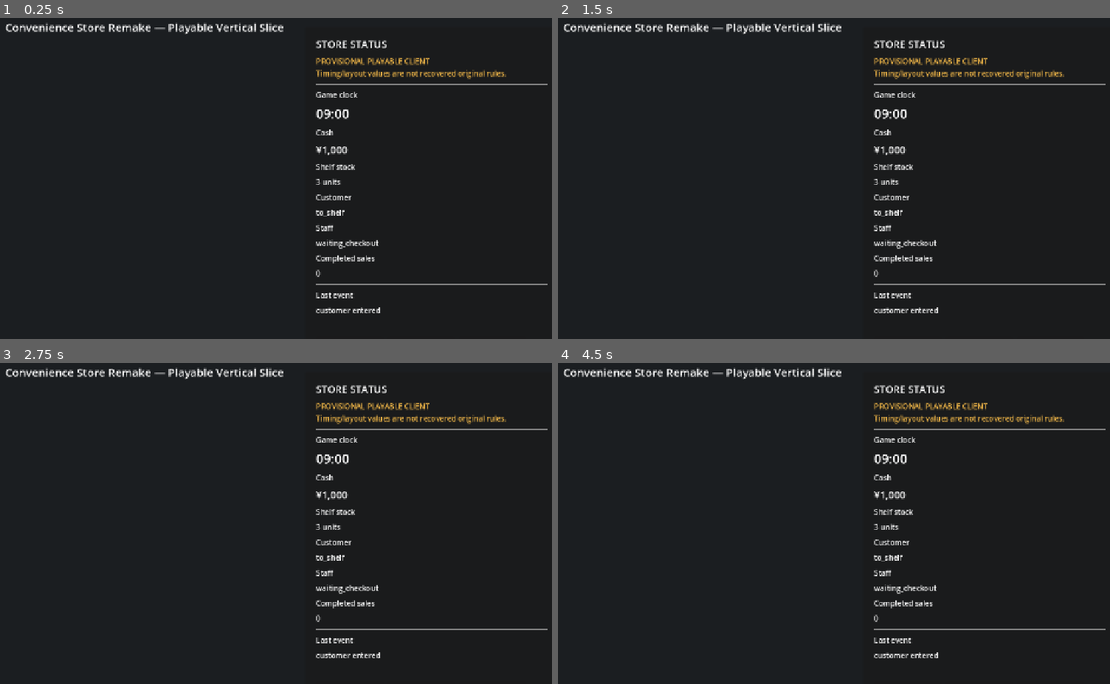
Above: before the commit, frames 1-4 (two rows, left to right).
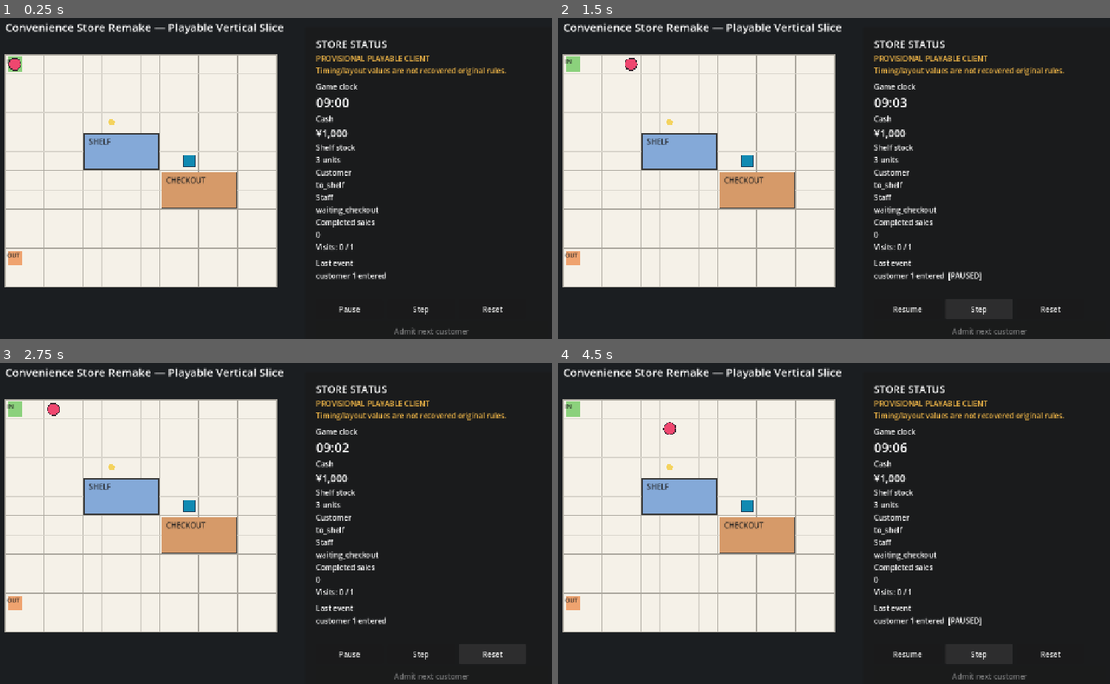
Above: after the commit, the same moments.

Repository: s1-1985/Covenience-store-remake
Game: Godot game, scene res://scenes/main.tscn
Same seed, same stepped clock (60 frames per second), same inputs: the game is played once before the commit and once after it.
Inputs (mouse positions are in pixels of both pictures, inside the frame that each line leads up to):
- Up to frame 1 (0.25 s): no input
- Up to frame 2 (1.5 s): click (905, 310) at 0.5 s, where only the run after the commit has a clickable "Pause"; click (977, 310) at 1.25 s, where only the run after the commit has a clickable "Step"
- Up to frame 3 (2.75 s): click (491, 655) at 2 s, where only the run after the commit has a clickable "Reset"
- Up to frame 4 (4.5 s): click (977, 655) at 2.75 s, where only the run after the commit has a clickable "Step"; click (905, 655) at 3.5 s, where only the run after the commit has a clickable "Resume"; click (977, 655) at 4.25 s, where only the run after the commit has a clickable "Step"

The runs differ from the first frame. In frame 1, 40% of the frame differs, in the area x 0-100%, y 11-99%; in frame 2, 40%; in frame 3, 40%; in frame 4, 40%.
Error before the commit: Parse Error: Cannot infer the type of "candidate" variable because the value doesn't have a set type. (res://scripts/vertical_slice_simulation.gd:165)

Commit message:
Fix and streamline Godot smoke validation

Diff:
--- a/game/scenes/main.tscn
+++ b/game/scenes/main.tscn
@@ -39,7 +39,7 @@
 theme_override_constants/margin_bottom = 22
 
 [node name="VBox" type="VBoxContainer" parent="UI/Panel/Margin"]
-theme_override_constants/separation = 10
+theme_override_constants/separation = 4
 
 [node name="Heading" type="Label" parent="UI/Panel/Margin/VBox"]
 theme_override_font_sizes/font_size = 22
@@ -90,6 +90,9 @@
 [node name="SalesValue" type="Label" parent="UI/Panel/Margin/VBox"]
 text = "0"
 
+[node name="VisitsValue" type="Label" parent="UI/Panel/Margin/VBox"]
+text = "Visits: 0 / 1"
+
 [node name="Separator2" type="HSeparator" parent="UI/Panel/Margin/VBox"]
 
 [node name="EventTitle" type="Label" parent="UI/Panel/Margin/VBox"]
@@ -104,16 +107,21 @@
 theme_override_constants/separation = 10
 
 [node name="PauseButton" type="Button" parent="UI/Panel/Margin/VBox/Buttons"]
-custom_minimum_size = Vector2(145, 52)
+custom_minimum_size = Vector2(145, 44)
 text = "Pause"
 
 [node name="StepButton" type="Button" parent="UI/Panel/Margin/VBox/Buttons"]
-custom_minimum_size = Vector2(145, 52)
+custom_minimum_size = Vector2(145, 44)
 text = "Step"
 
 [node name="ResetButton" type="Button" parent="UI/Panel/Margin/VBox/Buttons"]
-custom_minimum_size = Vector2(145, 52)
+custom_minimum_size = Vector2(145, 44)
 text = "Reset"
+
+[node name="NextCustomerButton" type="Button" parent="UI/Panel/Margin/VBox"]
+custom_minimum_size = Vector2(0, 44)
+disabled = true
+text = "Admit next customer"
 
 [node name="Hint" type="Label" parent="UI/Panel/Margin/VBox"]
 text = "Space: Pause / Resume"
--- /dev/null
+++ b/game/scripts/headless_smoke.gd
@@ -0,0 +1,79 @@
+extends SceneTree
+
+const VerticalSliceSimulationScript := preload("res://scripts/vertical_slice_simulation.gd")
+const CONFIG_PATH := "res://data/vertical_slice.json"
+const MAIN_SCENE_PATH := "res://scenes/main.tscn"
+const MAX_STEPS := 256
+
+
+func _initialize() -> void:
+    var main_scene := load(MAIN_SCENE_PATH) as PackedScene
+    if main_scene == null:
+        _fail("main scene could not be loaded")
+        return
+    var main_instance := main_scene.instantiate()
+    if main_instance == null:
+        _fail("main scene could not be instantiated")
+        return
+    main_instance.free()
+
+    var parsed = JSON.parse_string(FileAccess.get_file_as_string(CONFIG_PATH))
+    if typeof(parsed) != TYPE_DICTIONARY:
+        _fail("vertical slice config did not parse as a dictionary")
+        return
+
+    var config: Dictionary = parsed
+    var simulation: VerticalSliceSimulation = VerticalSliceSimulationScript.new(config)
+    var initial_cash := simulation.cash_yen
+    var initial_stock := simulation.stock_units
+    var steps := _run_visit(simulation)
+
+    if simulation.customer_phase != "done":
+        _fail("vertical slice did not complete within %d steps" % MAX_STEPS)
+        return
+    if simulation.completed_sales != 1:
+        _fail("vertical slice must complete exactly one sale")
+        return
+    if simulation.stock_units != initial_stock - 1:
+        _fail("vertical slice must remove exactly one stock unit")
+        return
+    if simulation.cash_yen != initial_cash + simulation.sale_price_yen:
+        _fail("vertical slice cash did not match the completed sale")
+        return
+
+    while simulation.stock_units > 0:
+        if not simulation.start_next_customer():
+            _fail("completed visit did not allow the next customer")
+            return
+        steps += _run_visit(simulation)
+        if simulation.customer_phase != "done":
+            _fail("repeat customer did not complete")
+            return
+
+    var sales_after_sellout := simulation.completed_sales
+    if not simulation.start_next_customer():
+        _fail("sellout visit could not start")
+        return
+    steps += _run_visit(simulation)
+    if simulation.completed_sales != sales_after_sellout:
+        _fail("empty shelf visit must not create a sale")
+        return
+    if simulation.completed_visits != simulation.started_visits:
+        _fail("every started visit must complete")
+        return
+
+    print("Vertical-slice headless smoke passed in %d steps." % steps)
+    quit(0)
+
+
+func _run_visit(simulation: VerticalSliceSimulation) -> int:
+    var steps := 0
+    while simulation.customer_phase != "done" and steps < MAX_STEPS:
+        simulation.step()
+        steps += 1
+    return steps
+
+
+func _fail(message: String) -> void:
+    push_error(message)
+    quit(1)
--- a/game/scripts/main.gd
+++ b/game/scripts/main.gd
@@ -9,10 +9,12 @@
 @onready var customer_label: Label = $UI/Panel/Margin/VBox/CustomerValue
 @onready var staff_label: Label = $UI/Panel/Margin/VBox/StaffValue
 @onready var sales_label: Label = $UI/Panel/Margin/VBox/SalesValue
+@onready var visits_label: Label = $UI/Panel/Margin/VBox/VisitsValue
 @onready var event_label: Label = $UI/Panel/Margin/VBox/EventValue
 @onready var pause_button: Button = $UI/Panel/Margin/VBox/Buttons/PauseButton
 @onready var step_button: Button = $UI/Panel/Margin/VBox/Buttons/StepButton
 @onready var reset_button: Button = $UI/Panel/Margin/VBox/Buttons/ResetButton
+@onready var next_customer_button: Button = $UI/Panel/Margin/VBox/NextCustomerButton
 
 var config: Dictionary
 var simulation: VerticalSliceSimulation
@@ -31,6 +33,7 @@
     pause_button.pressed.connect(_on_pause_pressed)
     step_button.pressed.connect(_on_step_pressed)
     reset_button.pressed.connect(_on_reset_pressed)
+    next_customer_button.pressed.connect(_on_next_customer_pressed)
     _refresh_ui()
 
 
@@ -80,6 +83,15 @@
     _refresh_ui()
 
 
+func _on_next_customer_pressed() -> void:
+    if simulation == null or not simulation.start_next_customer():
+        return
+    paused = false
+    pause_button.text = "Pause"
+    accumulator = 0.0
+    _refresh_ui()
+
+
 func _refresh_ui() -> void:
     if simulation == null:
         return
@@ -90,9 +102,14 @@
     customer_label.text = str(snapshot["customer_phase"])
     staff_label.text = str(snapshot["staff_state"])
     sales_label.text = str(snapshot["completed_sales"])
+    visits_label.text = "Visits: %d / %d" % [
+        int(snapshot["completed_visits"]),
+        int(snapshot["started_visits"]),
+    ]
     event_label.text = str(snapshot["last_event"])
     if paused:
         event_label.text += "  [PAUSED]"
+    next_customer_button.disabled = simulation.customer_phase != "done"
     store_view.queue_redraw()
 
 
--- a/game/scripts/vertical_slice_simulation.gd
+++ b/game/scripts/vertical_slice_simulation.gd
@@ -1,7 +1,7 @@
 class_name VerticalSliceSimulation
 extends RefCounted
 
-const CARDINAL_DIRECTIONS := [
+const CARDINAL_DIRECTIONS: Array[Vector2i] = [
     Vector2i(1, 0),
     Vector2i(-1, 0),
     Vector2i(0, 1),
@@ -26,6 +26,8 @@
 var customer_has_product := false
 var last_event := "store opened"
 var completed_sales := 0
+var completed_visits := 0
+var started_visits := 0
 
 var _route: Array[Vector2i] = []
 var _entry := Vector2i.ZERO
@@ -63,16 +65,19 @@
     cash_yen = int(config["economy"]["initial_cash_yen"])
     stock_units = int(config["product"]["initial_stock_units"])
     sale_price_yen = int(config["product"]["sale_price_yen"])
-    customer_position = _entry
     staff_position = _vec2i(config["staff"]["start_subcell"])
-    customer_phase = "to_shelf"
     staff_state = "waiting_checkout"
-    customer_has_product = false
-    shopping_ticks_remaining = 0
-    checkout_ticks_remaining = 0
     completed_sales = 0
-    last_event = "customer entered"
-    _route = _find_path(customer_position, _shelf_interaction)
+    completed_visits = 0
+    started_visits = 0
+    _start_customer()
+
+
+func start_next_customer() -> bool:
+    if customer_phase != "done":
+        return false
+    _start_customer()
+    return true
 
 
 func step() -> void:
@@ -116,6 +121,7 @@
         "leaving":
             _move_customer_along_route("done")
             if customer_phase == "done":
+                completed_visits += 1
                 last_event = "customer left store"
         "done":
             last_event = "day slice complete"
@@ -139,8 +145,21 @@
         "staff_position": staff_position,
         "customer_has_product": customer_has_product,
         "completed_sales": completed_sales,
+        "completed_visits": completed_visits,
+        "started_visits": started_visits,
         "last_event": last_event,
     }
+
+
+func _start_customer() -> void:
+    customer_position = _entry
+    customer_phase = "to_shelf"
+    customer_has_product = false
+    shopping_ticks_remaining = 0
+    checkout_ticks_remaining = 0
+    started_visits += 1
+    last_event = "customer %d entered" % started_visits
+    _route = _find_path(customer_position, _shelf_interaction)
 
 
 func _move_customer_along_route(next_phase: String) -> void:
@@ -162,7 +181,7 @@
         var current: Vector2i = frontier[head]
         head += 1
         for direction in CARDINAL_DIRECTIONS:
-            var candidate := current + direction
+            var candidate: Vector2i = current + direction
             if not _inside(candidate):
                 continue
             if blocked.has(candidate) and candidate != goal:
Not shown, changed: .github/workflows/reference-tests.yml
Not shown, changed: PROJECT_MEMORY.md
Not shown, added: docs/decisions/0074-godot-native-vertical-slice-validation.md
Not shown, added: docs/decisions/0075-repeatable-provisional-customer-visits.md
Not shown, changed: docs/handoff/chatgpt-review-notes.md
Not shown, added: docs/handoff/codex-chat-pr-workflow.md
Not shown, changed: docs/handoff/codex-handoff-2026-09-06.md
Not shown, changed: docs/handoff/roles-and-workflow.md
Not shown, changed: game/README.md
Not shown, changed: reference_sim/conveni_sim/baseline_data.py
Not shown, changed: reference_sim/tests/test_baseline.py
Not shown, changed: reference_sim/tests/test_game_vertical_slice_contract.py
(and 1 more such lines)
